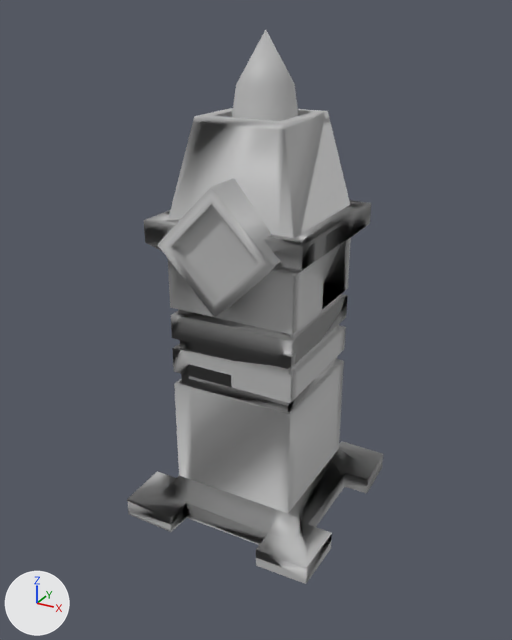
An edit to the FBX model 28_ChuaShanQing_LS4_GLP/Assets/FBXTower.fbx, drawn before and after from the same camera.
Camera for both pictures: a 50 mm lens placed at (0.0376, -0.0829, 0.0752), pointed at (-0.0093, 0.0024, 0.0326). Arrows for +X, +Y and +Z are at lower left; the lights stay in place. Where no turn or scale is listed for an object, it has been applied to the vertices.
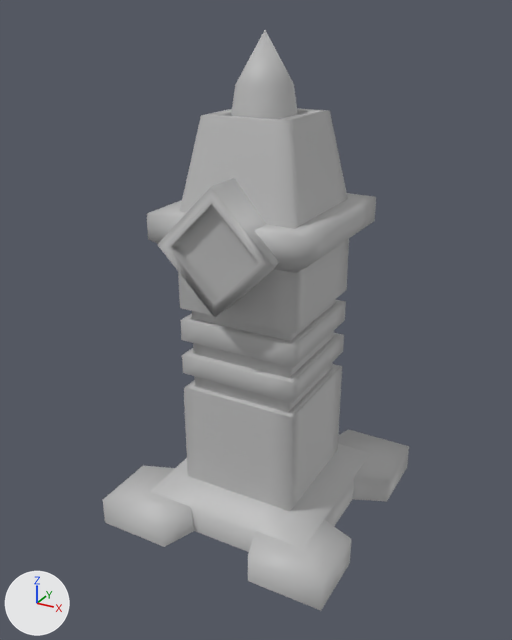
Location of each change, [x1, y1, x2, y2] in pixels of the pictures (512 x 640 px):
'polySurface34', added
    after: [178, 239, 349, 511]
'polySurface6', deleted
    before: [174, 359, 344, 513]
'polySurface2', reshaped, moved (7% narrower, 7% shorter)
    before: [169, 108, 350, 238]
    after: [180, 108, 348, 229]
'polySurface15', reshaped, moved (16% wider, 12% taller)
    before: [163, 449, 354, 545]
    after: [150, 444, 371, 552]
'polySurface3', deleted
    before: [168, 238, 351, 335]
'polySurface23', added
    after: [248, 520, 351, 611]
'polySurface8', reshaped, moved (8% taller)
    before: [144, 203, 371, 277]
    after: [147, 193, 376, 273]
'polySurface5', deleted
    before: [172, 325, 346, 403]
'polySurface4', deleted
    before: [171, 294, 348, 367]
'polySurface21', added
    after: [103, 466, 194, 547]
'polySurface16', deleted
    before: [145, 200, 370, 412]
'pCylinder1', moved
    before: [232, 30, 299, 121]
    after: [231, 30, 298, 119]
'polySurface24', added
    after: [338, 429, 409, 502]
'polySurface12', deleted
    before: [256, 524, 332, 584]
'polySurface11', deleted
    before: [127, 471, 187, 532]
'polySurface10', deleted
    before: [339, 441, 383, 493]
'polySurface30', added
    after: [193, 331, 334, 378]
'polySurface29', added
    after: [194, 362, 333, 413]
'polySurface31', added
    after: [192, 299, 336, 341]
part 1 of me_mesh_009, deleted
    before: [163, 449, 354, 545]
part 2 of me_mesh_009, added
    after: [150, 444, 371, 552]

The change, as a list of edits to the scene's bpy script:
```text
Change me_mesh_009:
    used by ob_polysurface15; parent = ob_polysurface14; location = (-0.963, 0.284, -0.483)
    remove me_mesh_009.from_pydata(...)  # 48 vertices, 24 faces; spans x -1.21..1.21, y -0.29..0.29, z -1.22..1.22
    add me_mesh_009.from_pydata(...)  # 30 vertices, 15 faces; spans x -0.57..0.57, y -6.67..-5.77, z -0.57..0.57
    me_mesh_009 part 1: 48 vertices removed from x -1.21..1.21, y -0.29..0.29, z -1.22..1.22
    me_mesh_009 part 2: 30 vertices added at x -0.57..0.57, y -6.67..-5.77, z -0.57..0.57
Change me_mesh_011:
    used by ob_polysurface2; parent = ob_gatetower; location = (0.0, 2.435, 0.0)
    remove me_mesh_011.from_pydata(...)  # 44 vertices, 37 faces; spans x -0.96..0.96, y -0.68..0.68, z -0.96..0.96
    add me_mesh_011.from_pydata(...)  # 32 vertices, 25 faces; spans x -0.37..0.37, y 0.5..2.31, z -0.37..0.37
    me_mesh_011 part 3: the whole mesh is rebuilt
Change me_mesh_004:
    used by ob_polysurface8; parent = ob_polysurface7; location = (-0.963, 4.607, -0.483)
    remove me_mesh_004.from_pydata(...)  # 36 vertices, 24 faces; spans x -1.2..1.2, y -0.26..0.26, z -1.2..1.2
    add me_mesh_004.from_pydata(...)  # 48 vertices, 36 faces; spans x -0.5..0.5, y -0.32..0.5, z -0.5..0.5
    me_mesh_004 part 4: 36 vertices removed from x -1.2..1.2, y -0.26..0.26, z -1.2..1.2; 48 vertices added at x -0.5..0.5, y -0.32..0.5, z -0.5..0.5
Remove ob_polysurface6:
    ob_polysurface6 = bpy.data.objects.new('polySurface6', me_mesh_003)
Change ob_polysurface15:
    ob_polysurface15.parent: ob_polysurface14 -> ob_polysurface25
    ob_polysurface15.location: (-0.963, 0.284, -0.483) -> (0.0, 0.0, 0.0)
Change ob_polysurface2:
    ob_polysurface2.parent: ob_gatetower -> ob_pcube2
    ob_polysurface2.location: (0.0, 2.435, 0.0) -> (0.0, 0.0, 0.0)
Remove ob_polysurface16:
    ob_polysurface16 = bpy.data.objects.new('polySurface16', me_mesh_010)
Remove ob_polysurface12:
    ob_polysurface12 = bpy.data.objects.new('polySurface12', me_mesh_007)
Remove ob_polysurface4:
    ob_polysurface4 = bpy.data.objects.new('polySurface4', me_mesh_001)
Remove ob_polysurface5:
    ob_polysurface5 = bpy.data.objects.new('polySurface5', me_mesh_002)
Remove ob_polysurface11:
    ob_polysurface11 = bpy.data.objects.new('polySurface11', me_mesh_006)
Remove ob_polysurface10:
    ob_polysurface10 = bpy.data.objects.new('polySurface10', me_mesh_005)
Change ob_pcylinder1:
    ob_pcylinder1.location: (-0.0093, 0.005, 0.0659) -> (-0.0091, 0.0043, 0.0659)
Change ob_polysurface8:
    ob_polysurface8.parent: ob_polysurface7 -> ob_polysurface32
    ob_polysurface8.location: (-0.963, 4.607, -0.483) -> (0.0, 0.0, 0.0)
Remove ob_polysurface3:
    ob_polysurface3 = bpy.data.objects.new('polySurface3', me_mesh)
Add ob_polysurface32:
    ob_polysurface32 = bpy.data.objects.new('polySurface32', None)
    ob_polysurface32.parent = ob_polysurface28
    ob_polysurface32.location = (0.0, 0.0, 0.0)
Add ob_polysurface28:
    ob_polysurface28 = bpy.data.objects.new('polySurface28', None)
    ob_polysurface28.parent = ob_polysurface25
    ob_polysurface28.location = (0.0, 0.0, 0.0)
Add ob_polysurface25:
    ob_polysurface25 = bpy.data.objects.new('polySurface25', None)
    ob_polysurface25.parent = ob_polysurface19
    ob_polysurface25.location = (0.0, 0.0, 0.0)
Add ob_polysurface19:
    ob_polysurface19 = bpy.data.objects.new('polySurface19', None)
    ob_polysurface19.parent = ob_pcube2
    ob_polysurface19.location = (0.0, 0.0, 0.0)
Add ob_pcube2:
    ob_pcube2 = bpy.data.objects.new('pCube2', None)
    ob_pcube2.location = (-0.00879, 0.00446, 0.0463)
    ob_pcube2.rotation_euler = (1.571, 0.0, 0.0)  # degrees (90, 0, 0)
    ob_pcube2.scale = (0.024, 0.00698, 0.024)
Add ob_polysurface29:
    ob_polysurface29 = bpy.data.objects.new('polySurface29', me_mesh_009_1)  # 24 vertices, 12 faces; spans x -0.008..0.008, y -0.008..0.008, z -0.0241..-0.0215; in mat_lambert1 (grey #bcbcbc)
    ob_polysurface29.location = (-0.0088, 0.0045, 0.0463)
Add ob_polysurface24:
    ob_polysurface24 = bpy.data.objects.new('polySurface24', me_mesh_006_1)  # 11 vertices, 6 faces; spans x 0.00533..0.0189, y 0.00578..0.0189, z -0.04655..-0.04203; in mat_lambert1 (grey #bcbcbc)
    ob_polysurface24.location = (-0.0088, 0.0045, 0.0463)
Add ob_polysurface34:
    ob_polysurface34 = bpy.data.objects.new('polySurface34', me_mesh_013_1)  # 168 vertices, 120 faces; spans x -0.0092..0.0092, y -0.0092..0.0092, z -0.0403..-0.0023; in mat_lambert1 (grey #bcbcbc)
    ob_polysurface34.location = (-0.0088, 0.0045, 0.0463)
Add ob_polysurface31:
    ob_polysurface31 = bpy.data.objects.new('polySurface31', me_mesh_011_1)  # 24 vertices, 12 faces; spans x -0.008..0.008, y -0.008..0.008, z -0.0128..-0.0109; in mat_lambert1 (grey #bcbcbc)
    ob_polysurface31.location = (-0.0088, 0.0045, 0.0463)
Add ob_polysurface30:
    ob_polysurface30 = bpy.data.objects.new('polySurface30', me_mesh_010_1)  # 24 vertices, 12 faces; spans x -0.008..0.008, y -0.008..0.008, z -0.0185..-0.016; in mat_lambert1 (grey #bcbcbc)
    ob_polysurface30.location = (-0.0088, 0.0045, 0.0463)
Add ob_polysurface21:
    ob_polysurface21 = bpy.data.objects.new('polySurface21', me_mesh_003_1)  # 11 vertices, 6 faces; spans x -0.0189..-0.00528, y -0.0189..-0.00609, z -0.04655..-0.04203; in mat_lambert1 (grey #bcbcbc)
    ob_polysurface21.location = (-0.0088, 0.0045, 0.0463)
Add ob_polysurface23:
    ob_polysurface23 = bpy.data.objects.new('polySurface23', me_mesh_005_1)  # 11 vertices, 6 faces; spans x 0.00533..0.0189, y -0.0189..-0.00609, z -0.04655..-0.04203; in mat_lambert1 (grey #bcbcbc)
    ob_polysurface23.location = (-0.0088, 0.0045, 0.0463)
```
